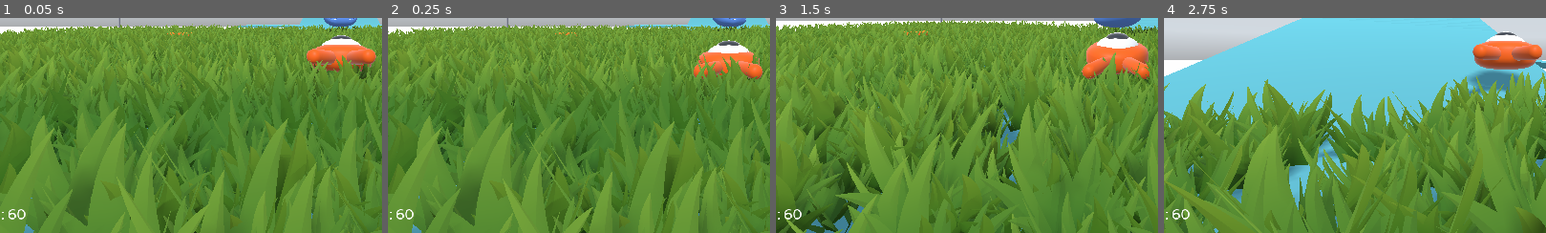
Above: before the commit, frames 1-4 (left to right).
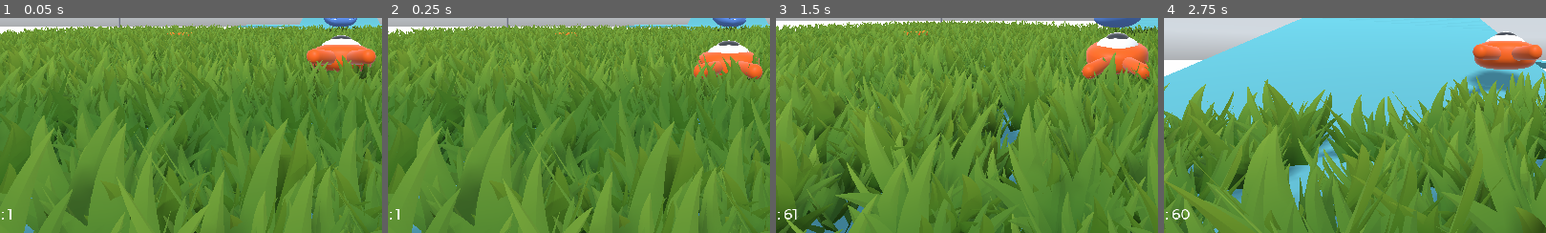
Above: after the commit, the same moments.

Repository: telmotrooper/squash-the-creeps
Game: Godot game, scene res://Main.tscn
The game is run twice, just before and just after one commit, with the same random seed, the same clock (stepped at 60 frames per second) and the same inputs. A sky picture missing from this copy of the repository is replaced by a grey-blue gradient.
Inputs (mouse positions are % of the whole screen's width and height, from its top left):
- Up to frame 1 (0.05 s): no input
- Up to frame 2 (0.25 s): no input
- Up to frame 3 (1.5 s): tap Enter (ui_accept) at 0.5 s; move the mouse to (55, 50) at 0.52 s; hold Up (move_forward) from 0.53 s (still down); click (55, 50) at 0.6 s; tap Space (jump) at 0.77 s; move the mouse to (45, 50) at 1.27 s; tap Delete at 1.35 s
- Up to frame 4 (2.75 s): keep holding Up (move_forward); tap Space (jump) at 1.52 s; move the mouse to (52, 48) at 2.02 s; hold Shift from 2.03 s (still down)
The pictures show only the part of the screen within x 6-56%, y 50-100%; the shares and areas given below are measured in that part.

The runs differ from the first frame. In frame 1, 0.1% of the frame differs, in the area x 2-7%, y 88-94%; in frame 2, 0.1%; in frame 3, less than 0.1%; in frame 4, nothing differs.

Commit message:
Update FPSLabel.gd

Diff:
--- a/ui/FPSLabel.gd
+++ b/ui/FPSLabel.gd
@@ -1,4 +1,4 @@
 extends Label
 
 func _process(delta):
-  text = "FPS: 60"
+  text = "FPS: %s" % Engine.get_frames_per_second()
